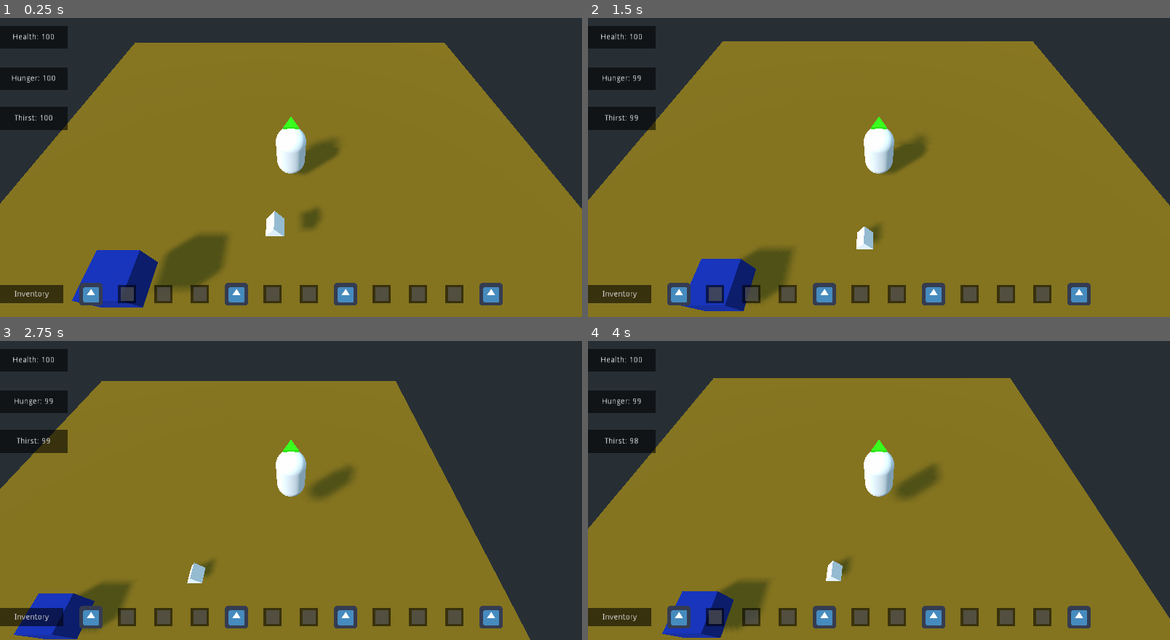
Above: before the commit, frames 1-4 (two rows, left to right).
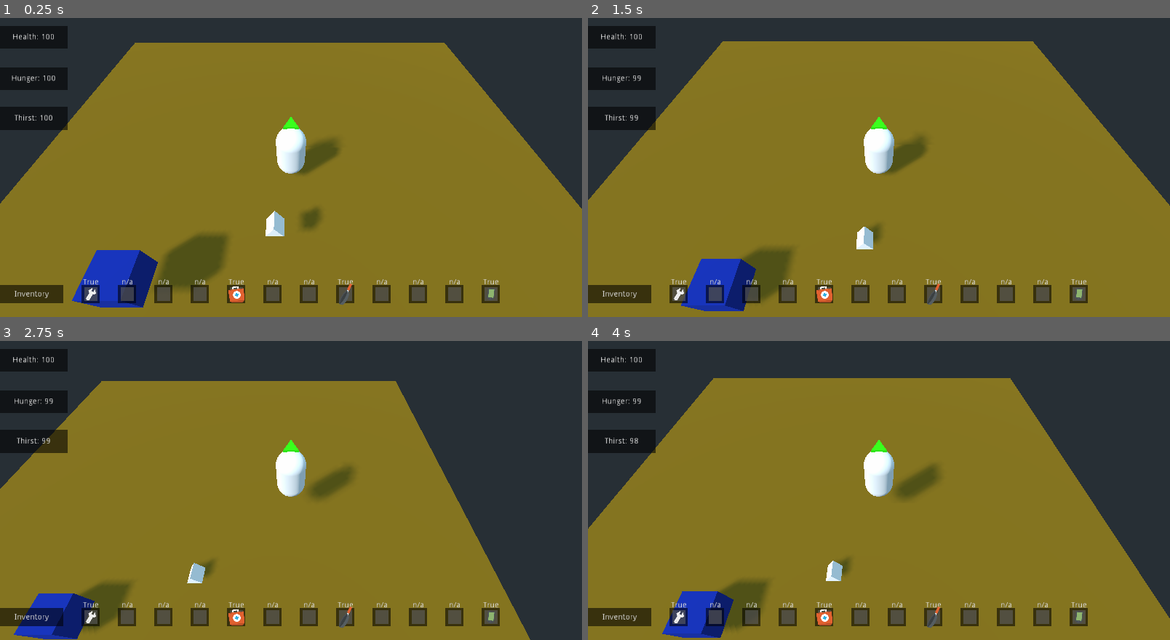
Above: after the commit, the same moments.

Repository: tjhosek/13-Final-Project
Game: Godot game, scene res://Scenes/TestWorld.tscn
Two runs of this game, one before a commit and one after it. Both use one fixed random seed, a clock stepped at 60 frames per second and the inputs below. The engine's default icon, where the game draws it, is replaced by a stand-in: a white triangle on a blue panel in a dark square.
Inputs (mouse positions are in pixels of both pictures, inside the frame that each line leads up to):
- Up to frame 1 (0.25 s): no input
- Up to frame 2 (1.5 s): drag from (681, 293) to (1076, 293) at 0.52 s; tap Enter at 1.25 s; drag from (1076, 293) to (681, 293) at 1.27 s
- Up to frame 3 (2.75 s): tap Space (jump) at 2 s; move the mouse to (238, 616) at 2.02 s; press the mouse at (238, 616) at 2.03 s; hold D (move_right) from 2.03 s (still down); right-click (238, 616) at 2.3 s
- Up to frame 4 (4 s): release D (move_right) at 2.75 s; release the mouse at (826, 616) at 2.75 s; drag from (931, 616) to (704, 418) at 2.77 s; tap Enter at 3.5 s; move the mouse to (1053, 520) at 3.52 s; press the mouse at (1053, 520) at 3.53 s; hold A (move_left) from 3.53 s (still down); tap Space (jump) at 3.77 s; right-click (1053, 520) at 3.8 s

The runs differ from the first frame. In frame 1, 1.4% of the frame differs, in the area x 13-87%, y 87-97%; in frame 2, 1.4%; in frame 3, 1.4%; in frame 4, 1.4%.

Commit message:
Added ability to transfer items to 3d

Diff:
--- a/Project/Scenes/InventoryItem.gd
+++ /dev/null
@@ -1,34 +0,0 @@
-extends Area2D
-
-var dragged = false
-var moused_over = false
-
-# Called when the node enters the scene tree for the first time.
-func _ready():
-	pass # Replace with function body.
-
-func _physics_process(delta):
-	if moused_over and Input.is_action_pressed("left_click"):
-		position = get_viewport().get_mouse_position()
-		dragged = true
-	else:
-		position = get_closest_item_holder().position
-
-func _on_InventoryItem_mouse_entered():
-	if not Input.is_action_pressed("left_click"):
-		moused_over = true
-
-func _on_InventoryItem_mouse_exited():
-	if not Input.is_action_pressed("left_click"):
-		moused_over = false
-
-func get_closest_item_holder():
-	var holders = get_tree().get_nodes_in_group("Inventory Item Holder")
-	var min_distance = position.distance_squared_to(holders[0].position)
-	var closest_holder = holders[0]
-	for holder in holders:
-		var distance = position.distance_squared_to(holder.position)
-		if distance < min_distance:
-			closest_holder = holder
-			min_distance = distance
-	return closest_holder
--- a/Project/Scenes/InventoryItem.tscn
+++ b/Project/Scenes/InventoryItem.tscn
@@ -1,7 +1,7 @@
 [gd_scene load_steps=4 format=2]
 
-[ext_resource path="res://Scenes/InventoryItem.gd" type="Script" id=1]
-[ext_resource path="res://icon.png" type="Texture" id=2]
+[ext_resource path="res://Scripts/InventoryItem.gd" type="Script" id=1]
+[ext_resource path="res://Assets/Colored/genericItem_color_153.png" type="Texture" id=2]
 
 [sub_resource type="RectangleShape2D" id=1]
 extents = Vector2( 24, 24 )
@@ -12,10 +12,12 @@
 script = ExtResource( 1 )
 
 [node name="Sprite" type="Sprite" parent="."]
-scale = Vector2( 0.625, 0.625 )
+scale = Vector2( 0.25, 0.25 )
 texture = ExtResource( 2 )
 
 [node name="CollisionShape2D" type="CollisionShape2D" parent="."]
 shape = SubResource( 1 )
+[connection signal="area_entered" from="." to="." method="_on_InventoryItem_area_entered"]
+[connection signal="area_exited" from="." to="." method="_on_InventoryItem_area_exited"]
 [connection signal="mouse_entered" from="." to="." method="_on_InventoryItem_mouse_entered"]
 [connection signal="mouse_exited" from="." to="." method="_on_InventoryItem_mouse_exited"]
--- a/Project/Scenes/InventorySpace.gd
+++ /dev/null
@@ -1,7 +0,0 @@
-extends ColorRect
-
-var occupied = false
-var last_held = null
-
-func _ready():
-	pass # Replace with function body.
--- a/Project/Scenes/InventorySpace.tscn
+++ b/Project/Scenes/InventorySpace.tscn
@@ -1,10 +1,11 @@
 [gd_scene load_steps=2 format=2]
 
-[ext_resource path="res://Scenes/InventorySpace.gd" type="Script" id=1]
+[ext_resource path="res://Scripts/InventorySpace.gd" type="Script" id=1]
 
 [node name="InventorySpace" type="Node2D" groups=[
 "Inventory Item Holder",
 ]]
+script = ExtResource( 1 )
 
 [node name="OuterRect" type="ColorRect" parent="."]
 margin_left = -16.0
@@ -12,7 +13,6 @@
 margin_right = 16.0
 margin_bottom = 16.0
 color = Color( 0, 0, 0, 0.572549 )
-script = ExtResource( 1 )
 
 [node name="InnerRect" type="ColorRect" parent="."]
 margin_left = -12.0
@@ -20,3 +20,11 @@
 margin_right = 12.0
 margin_bottom = 12.0
 color = Color( 0.4, 0.4, 0.4, 0.572549 )
+
+[node name="Label" type="Label" parent="."]
+margin_left = -20.0
+margin_top = -28.0
+margin_right = 20.0
+margin_bottom = -14.0
+text = "n/a"
+align = 1
--- a/Project/Scenes/Item.gd
+++ /dev/null
@@ -1,13 +0,0 @@
-extends RigidBody
-
-# Declare member variables here. Examples:
-# var a = 2
-# var b = "text"
-
-# Called when the node enters the scene tree for the first time.
-func _ready():
-	pass # Replace with function body.
-
-# Called every frame. 'delta' is the elapsed time since the previous frame.
-#func _process(delta):
-#	pass
--- a/Project/Scenes/Item.tscn
+++ b/Project/Scenes/Item.tscn
@@ -1,6 +1,6 @@
 [gd_scene load_steps=6 format=2]
 
-[ext_resource path="res://Scenes/Item.gd" type="Script" id=1]
+[ext_resource path="res://Scripts/Item.gd" type="Script" id=1]
 
 [sub_resource type="PhysicsMaterial" id=1]
 
@@ -13,7 +13,9 @@
 [sub_resource type="ConvexPolygonShape" id=4]
 points = PoolVector3Array( 0, 0.25, 0.25, 0, 0.25, -0.25, 0, 0.25, 0.25, 0, 0.25, -0.25, -0.25, -0.25, 0.25, 0.25, -0.2 …(272 unchanged characters)…
 
-[node name="Item" type="RigidBody"]
+[node name="Item" type="RigidBody" groups=[
+"takeable",
+]]
 collision_layer = 4
 collision_mask = 3
 physics_material_override = SubResource( 1 )
--- /dev/null
+++ b/Project/Scenes/ItemSprite.tscn
@@ -0,0 +1,22 @@
+[gd_scene load_steps=4 format=2]
+
+[ext_resource path="res://Assets/Colored/genericItem_color_153.png" type="Texture" id=1]
+
+[sub_resource type="BoxShape" id=1]
+extents = Vector3( 0.5, 1, 0.5 )
+
+[sub_resource type="SpatialMaterial" id=2]
+flags_transparent = true
+flags_unshaded = true
+params_billboard_mode = 2
+
+[node name="ItemSprite" type="RigidBody"]
+
+[node name="CollisionShape" type="CollisionShape" parent="."]
+transform = Transform( 1, 0, 0, 0, 1, 0, 0, 0, 1, 0, 1, 0 )
+shape = SubResource( 1 )
+
+[node name="Sprite3D" type="Sprite3D" parent="."]
+transform = Transform( 1, 0, 0, 0, 1, 0, 0, 0, 1, 0, 1, 0 )
+material_override = SubResource( 2 )
+texture = ExtResource( 1 )
--- a/Project/Scenes/Player.tscn
+++ b/Project/Scenes/Player.tscn
@@ -1,8 +1,12 @@
-[gd_scene load_steps=10 format=2]
+[gd_scene load_steps=15 format=2]
 
 [ext_resource path="res://Scripts/Player.gd" type="Script" id=1]
 [ext_resource path="res://Scenes/InventorySpace.tscn" type="PackedScene" id=2]
 [ext_resource path="res://Scenes/InventoryItem.tscn" type="PackedScene" id=3]
+[ext_resource path="res://Assets/Colored/genericItem_color_004.png" type="Texture" id=4]
+[ext_resource path="res://Assets/Colored/genericItem_color_071.png" type="Texture" id=5]
+[ext_resource path="res://Assets/Colored/genericItem_color_102.png" type="Texture" id=6]
+[ext_resource path="res://Assets/Colored/genericItem_color_116.png" type="Texture" id=7]
 
 [sub_resource type="CapsuleShape" id=1]
 radius = 0.5
@@ -21,7 +25,12 @@
 [sub_resource type="SpatialMaterial" id=6]
 albedo_color = Color( 0.196078, 1, 0, 1 )
 
-[node name="Player" type="KinematicBody"]
+[sub_resource type="CircleShape2D" id=7]
+radius = 64.0
+
+[node name="Player" type="KinematicBody" groups=[
+"Player",
+]]
 collision_layer = 2
 script = ExtResource( 1 )
 
@@ -52,6 +61,7 @@
 [node name="Hud" type="Node2D" parent="."]
 
 [node name="ColorRect" type="ColorRect" parent="Hud"]
+editor/display_folded = true
 anchor_right = 1.0
 anchor_bottom = 1.0
 margin_top = 544.0
@@ -70,6 +80,7 @@
 valign = 1
 
 [node name="ColorRect2" type="ColorRect" parent="Hud"]
+editor/display_folded = true
 anchor_right = 1.0
 anchor_bottom = 1.0
 margin_left = -0.579712
@@ -89,6 +100,7 @@
 valign = 1
 
 [node name="ColorRect3" type="ColorRect" parent="Hud"]
+editor/display_folded = true
 anchor_right = 1.0
 anchor_bottom = 1.0
 margin_left = -0.579712
@@ -108,6 +120,7 @@
 valign = 1
 
 [node name="ColorRect4" type="ColorRect" parent="Hud"]
+editor/display_folded = true
 anchor_right = 1.0
 anchor_bottom = 1.0
 margin_left = -0.579712
@@ -127,6 +140,7 @@
 valign = 1
 
 [node name="Hotbar" type="Node" parent="Hud"]
+editor/display_folded = true
 
 [node name="InventorySpace" parent="Hud/Hotbar" instance=ExtResource( 2 )]
 position = Vector2( 864, 560 )
@@ -166,15 +180,30 @@
 
 [node name="InventoryItem" parent="Hud/Hotbar" instance=ExtResource( 3 )]
 position = Vector2( 112, 368 )
+sprite = ExtResource( 4 )
 
 [node name="InventoryItem2" parent="Hud/Hotbar" instance=ExtResource( 3 )]
 position = Vector2( 880, 448 )
+sprite = ExtResource( 5 )
 
 [node name="InventoryItem3" parent="Hud/Hotbar" instance=ExtResource( 3 )]
 position = Vector2( 400, 348 )
+sprite = ExtResource( 6 )
 
 [node name="InventoryItem4" parent="Hud/Hotbar" instance=ExtResource( 3 )]
 position = Vector2( 596, 352 )
+sprite = ExtResource( 7 )
+
+[node name="Dropoff" type="Area2D" parent="Hud" groups=[
+"Transfer",
+]]
+position = Vector2( 512, 288 )
+__meta__ = {
+"_edit_group_": true
+}
+
+[node name="CollisionShape2D" type="CollisionShape2D" parent="Hud/Dropoff"]
+shape = SubResource( 7 )
 
 [node name="AttributeTimer" type="Timer" parent="."]
 process_mode = 0
--- /dev/null
+++ b/Project/Scripts/InventoryItem.gd
@@ -0,0 +1,81 @@
+extends Area2D
+
+var dragged = false
+var moused_over = false
+var last_holder = null
+export var sprite = preload("res://icon.png")
+var in_transfer = false
+var player = null
+
+var world_item = null
+var copy = null
+
+func _ready():
+	$Sprite.texture = sprite
+	world_item = load("res://Scenes/Item.tscn")
+	copy = load("res://Scenes/InventoryItem.tscn")
+	player = get_tree().get_nodes_in_group('Player')[0]
+
+func _physics_process(delta):
+	if in_transfer and Input.is_action_just_released("left_click"):
+		last_holder.set_occupied(false)
+		transfer_to_world(player.result['position']+Vector3(0,1,0))
+	elif moused_over and Input.is_action_pressed("left_click"):
+		last_holder.set_occupied(false)
+		position = get_viewport().get_mouse_position()
+		dragged = true
+	elif dragged or not last_holder:
+		last_holder = get_closest_item_holder()
+		last_holder.set_occupied(true)
+		last_holder.set_last_held(self)
+		position = last_holder.position
+		dragged = false
+		moused_over = false
+
+func _on_InventoryItem_mouse_entered():
+	if not Input.is_action_pressed("left_click"):
+		moused_over = true
+
+func _on_InventoryItem_mouse_exited():
+	if not Input.is_action_pressed("left_click"):
+		moused_over = false
+
+func get_closest_item_holder():
+	var holders = get_tree().get_nodes_in_group("Inventory Item Holder")
+	var min_distance = position.distance_squared_to(holders[0].position)
+	var closest_holder = holders[0]
+	for holder in holders:
+		var distance = position.distance_squared_to(holder.position)
+		if distance < min_distance and not holder.occupied:
+			closest_holder = holder
+			min_distance = distance
+	return closest_holder
+
+func transfer_to_world(pos):
+	var item = world_item.instance()
+	item.translation = pos
+	item.inventory_item = clone()
+	get_tree().current_scene.add_child(item)
+	queue_free()
+
+func _on_InventoryItem_area_entered(area):
+	if area.is_in_group('Transfer'):
+		in_transfer = true
+
+
+func _on_InventoryItem_area_exited(area):
+	if area.is_in_group('Transfer'):
+		in_transfer = false
+
+func clone():
+	var new_instance = copy.instance()
+	var properties = get_property_list()
+	var new_instance_children = new_instance.get_children()
+	for property in properties:
+		new_instance.set(property['name'],self.get(property['name']))
+	for child in new_instance_children:
+		var child_properties = child.get_property_list()
+		var original_child = get_node(child.name)
+		for child_property in child_properties:
+			child.set(child_property['name'],original_child.get(child_property['name']))
+	return new_instance
--- /dev/null
+++ b/Project/Scripts/InventorySpace.gd
@@ -0,0 +1,18 @@
+extends Node2D
+
+var occupied = false
+var last_held = null
+
+func _ready():
+	pass # Replace with function body.
+
+func set_occupied(value):
+	occupied = value
+	$Label.text = str(value)
+
+func set_last_held(value):
+	last_held = value
+
+#func _unhandled_input(event):
+#	if event is InputEventMouseButton:
+#		print(name,occupied)
--- a/Project/Scripts/Item.gd
+++ b/Project/Scripts/Item.gd
@@ -1,13 +1,27 @@
-extends Area
+extends RigidBody
 
-# Declare member variables here. Examples:
-# var a = 2
-# var b = "text"
+var inventory_item = null
+var copy = null
 
-# Called when the node enters the scene tree for the first time.
 func _ready():
-	pass # Replace with function body.
+	copy = load("res://Scenes/Item.tscn")
+	inventory_item = load("res://Scenes/InventoryItem.tscn")
 
-# Called every frame. 'delta' is the elapsed time since the previous frame.
-#func _process(delta):
-#	pass
+func transfer_to_hotbar():
+	var inv_item = inventory_item.instance()
+	inv_item.world_item = clone()
+	get_parent().get_node('Player/Hud/Hotbar').add_child(inv_item)
+	queue_free()
+
+func clone():
+	var new_instance = copy.instance()
+	var properties = get_property_list()
+	var new_instance_children = new_instance.get_children()
+	for property in properties:
+		new_instance.set(property['name'],self.get(property['name']))
+	for child in new_instance_children:
+		var child_properties = child.get_property_list()
+		var original_child = get_node(child.name)
+		for child_property in child_properties:
+			child.set(child_property['name'],original_child.get(child_property['name']))
+	return new_instance
--- a/Project/Scripts/Player.gd
+++ b/Project/Scripts/Player.gd
@@ -121,7 +121,14 @@
 	if Input.is_action_just_pressed("jump"):
 		jump = true
 	if Input.is_action_just_pressed("left_click"):
-		print(hp,hunger,thirst)
+		print(result['position'])
+		if result['collider'] in get_tree().get_nodes_in_group('takeable'):
+			print('success')
+			result['collider'].transfer_to_hotbar()
+	if Input.is_action_just_pressed("right_click"):
+		if result['collider'] in get_tree().get_nodes_in_group('takeable'):
+			print(result['collider'].inventory_item)
+
 
 func _unhandled_input(event):
 #	if event is InputEventMouseMotion and space_state:
Binary file added: Project/Assets/Colored/genericItem_color_001.png
Not shown, added: Project/Assets/Colored/genericItem_color_001.png.import
Binary file added: Project/Assets/Colored/genericItem_color_002.png
Not shown, added: Project/Assets/Colored/genericItem_color_002.png.import
Binary file added: Project/Assets/Colored/genericItem_color_003.png
Not shown, added: Project/Assets/Colored/genericItem_color_003.png.import
Binary file added: Project/Assets/Colored/genericItem_color_004.png
Not shown, added: Project/Assets/Colored/genericItem_color_004.png.import
Binary file added: Project/Assets/Colored/genericItem_color_005.png
Not shown, added: Project/Assets/Colored/genericItem_color_005.png.import
Binary file added: Project/Assets/Colored/genericItem_color_006.png
Not shown, added: Project/Assets/Colored/genericItem_color_006.png.import
(and 315 more such lines)
